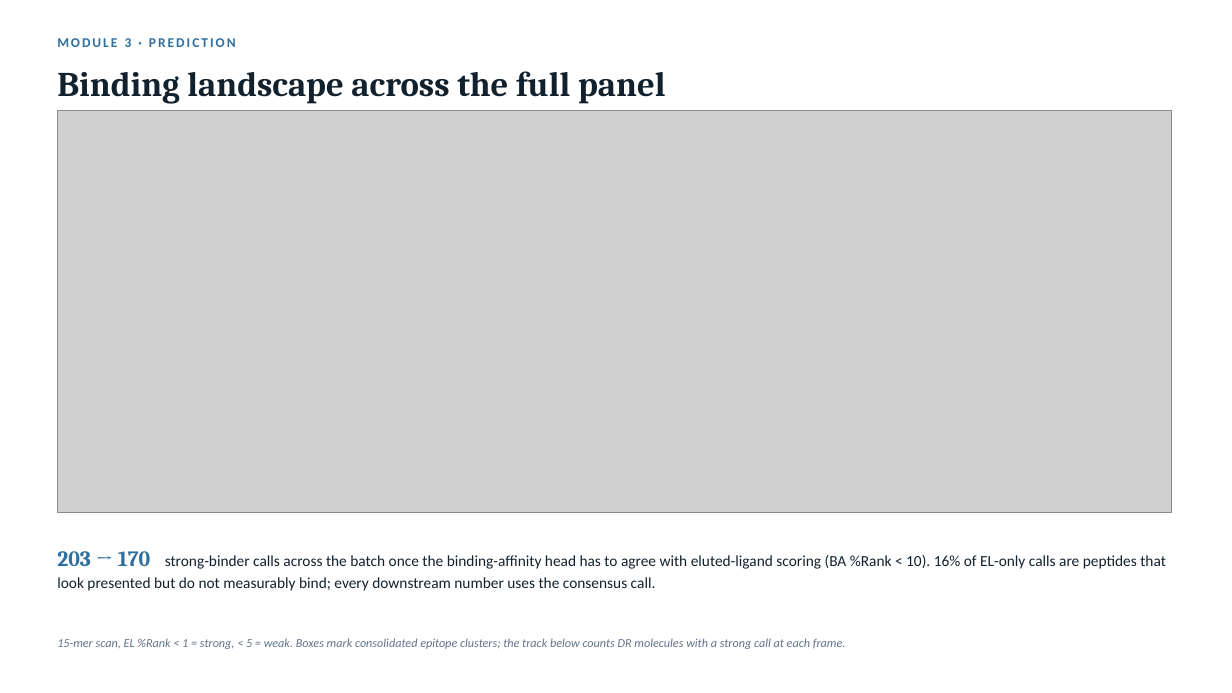
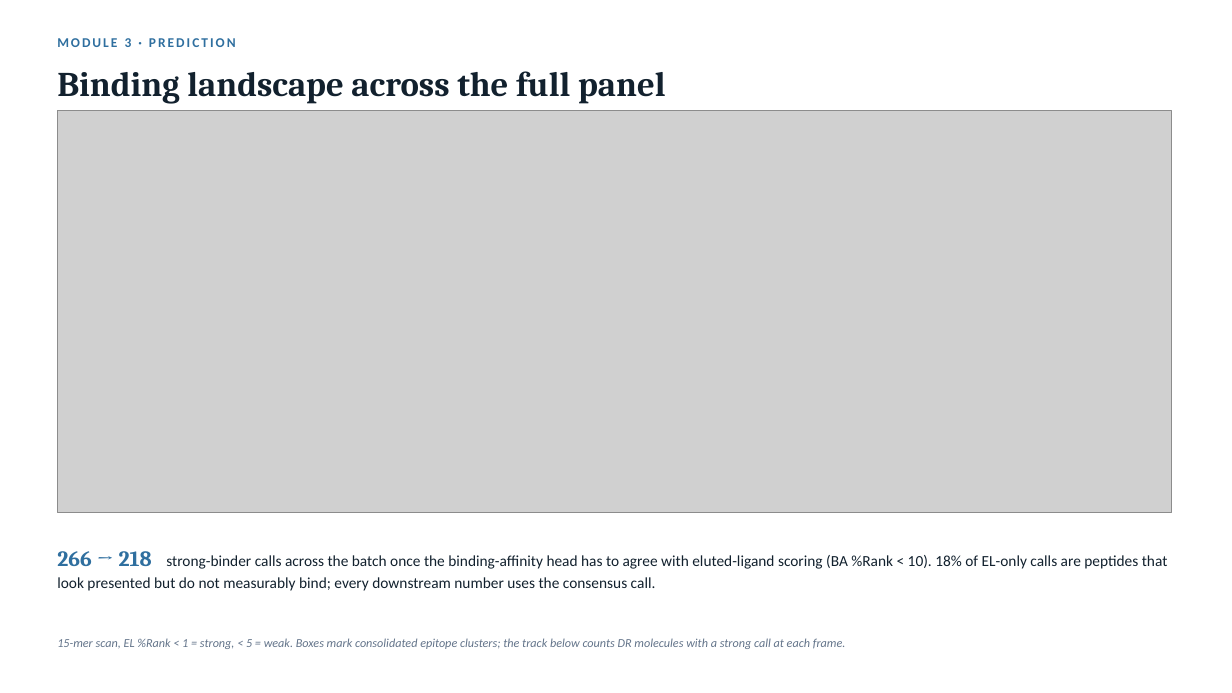
Before and after one commit to YuhaoWang-crypto/ClaudeCode, a slide deck: slide 5 of hla_ligand_immunogenicity/report.pptx. Drawn at 1232x693 pixels with LibreOffice and Linux fonts; fonts in the diff are those of the drawing; grey boxes stand for pictures. Boxes give left, top, right and bottom in pixels: in the first picture for what was removed or moved away, otherwise in the second. Text is boxed around its words. In the diff, an @@ line names an element or a change of style, - is before the commit and + after.

```diff
--- a/hla_ligand_immunogenicity/report.pptx
+++ b/hla_ligand_immunogenicity/report.pptx
@@ text at [57, 551, 1168, 591]: text changed @@
-203 → 170 strong-binder calls across the batch once the binding-affinity head has to agree with eluted-ligand scoring (BA %Rank < 10). 16% of EL-only calls are peptides that look presented but do not measurably bind; every downstream number uses the consensus call.
+266 → 218 strong-binder calls across the batch once the binding-affinity head has to agree with eluted-ligand scoring (BA %Rank < 10). 18% of EL-only calls are peptides that look presented but do not measurably bind; every downstream number uses the consensus call.
```
Also in this commit, not shown: 5 other slides changed, 1 slide added, 6 other files.
